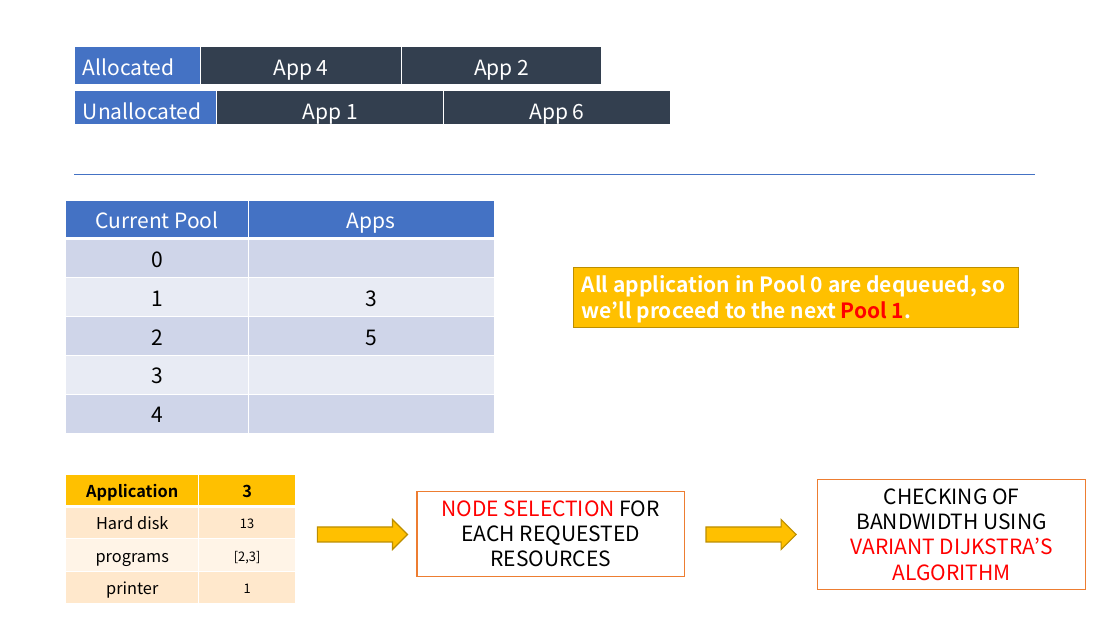
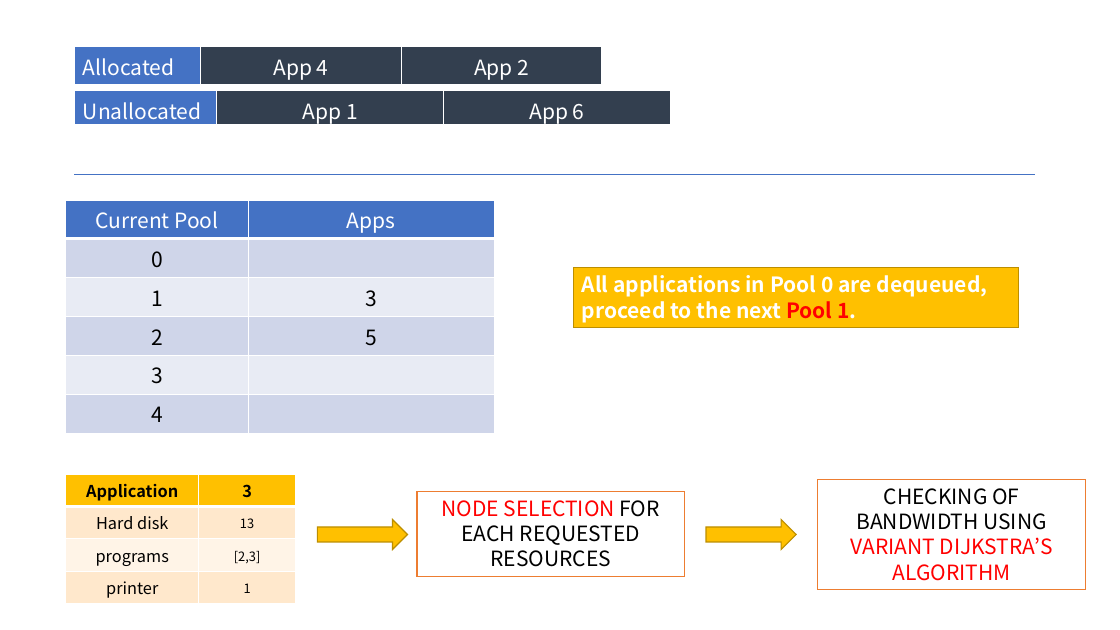
Before and after one commit to revhea2/priority-based-resource-allocation, a slide deck: slide 30 of final_presentation.pptx. Drawn at 1120x630 pixels with LibreOffice and Linux fonts; fonts in the diff are those of the drawing. Boxes give left, top, right and bottom in pixels: in the first picture for what was removed or moved away, otherwise in the second. Text is boxed around its words. In the diff, an @@ line names an element or a change of style, - is before the commit and + after.

```diff
--- a/final_presentation.pptx
+++ b/final_presentation.pptx
@@ text in rectangle at [582, 275, 988, 323]: text changed @@
-All application in Pool 0 are dequeued, so we’ll proceed to the next Pool 1.
+All applications in Pool 0 are dequeued, proceed to the next Pool 1.
```
Also in this commit, not shown: 4 other slides changed, 39 slides added, 1 slide removed, 5 other files.
